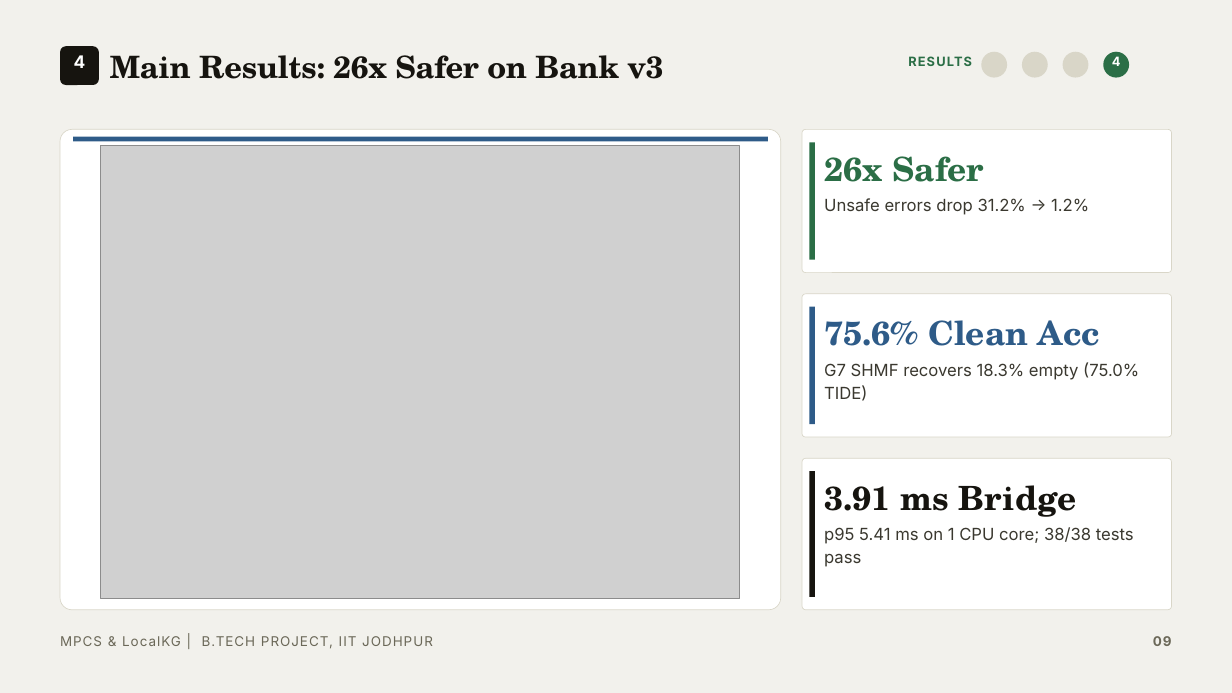
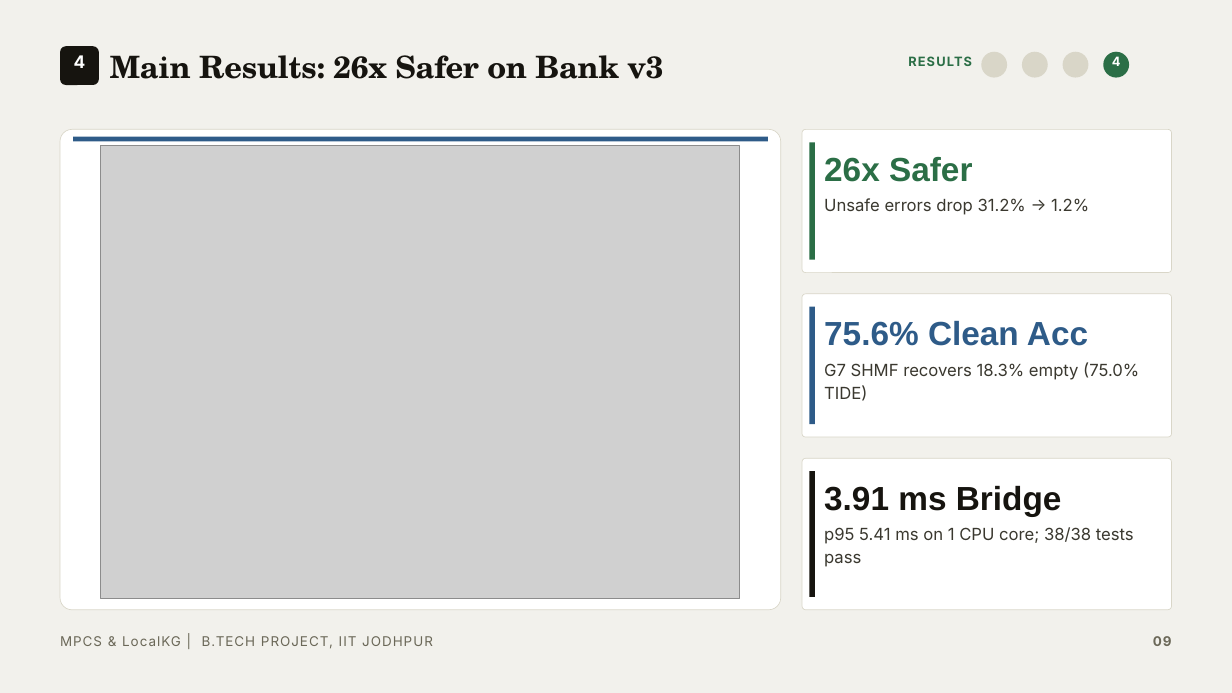
Before and after one commit to AurindumBanerjee/MPCS, a slide deck: slide 9 of report/PPT/BTP_PPT_Clean.pptx. Drawn at 1232x693 pixels with LibreOffice and Linux fonts; fonts in the diff are those of the drawing; grey boxes stand for pictures. Boxes give left, top, right and bottom in pixels: in the first picture for what was removed or moved away, otherwise in the second. Text is boxed around its words. In the diff, an @@ line names an element or a change of style, - is before the commit and + after.

```diff
--- a/report/PPT/BTP_PPT_Clean.pptx
+++ b/report/PPT/BTP_PPT_Clean.pptx
@@ text at bbox=[824, 157, 972, 182]: font TeX Gyre Schola to Arial in "26x Safer" @@
@@ text at bbox=[824, 321, 1088, 346]: font TeX Gyre Schola to Arial in "75.6% Clean Acc" @@
@@ text at bbox=[824, 485, 1062, 516]: font TeX Gyre Schola to Arial in "3.91 ms Bridge" @@
```
Also in this commit, not shown: 8 other slides changed, 1 slide added, 1 other file.
